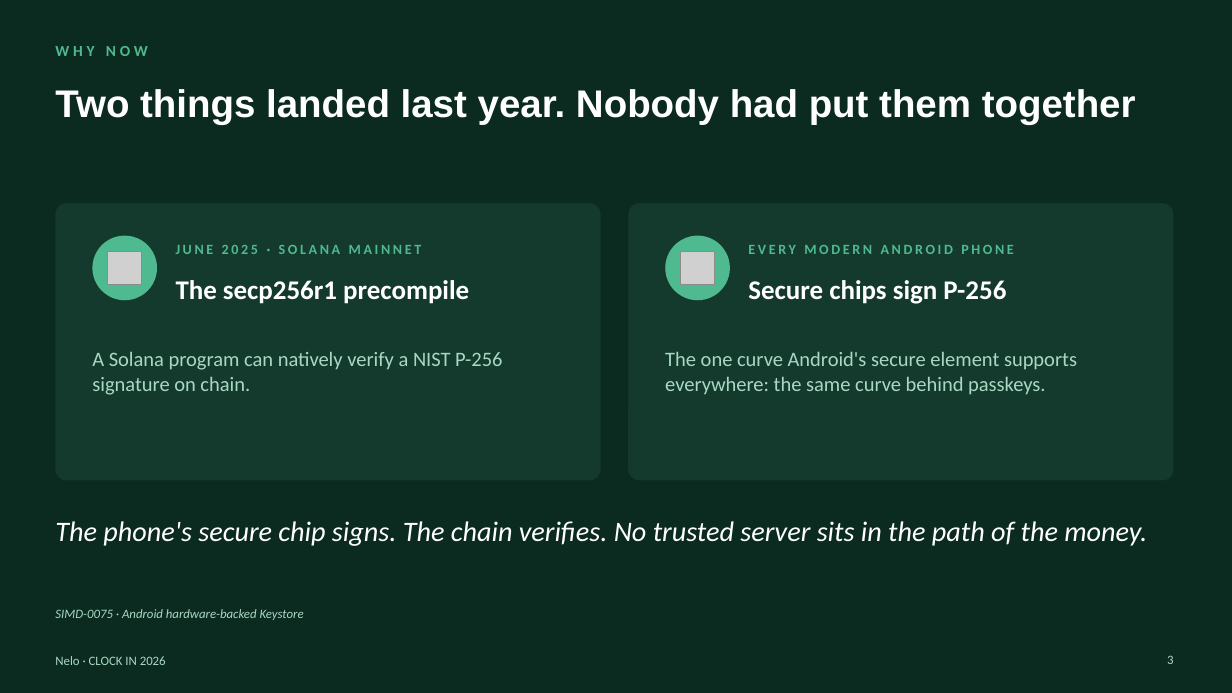
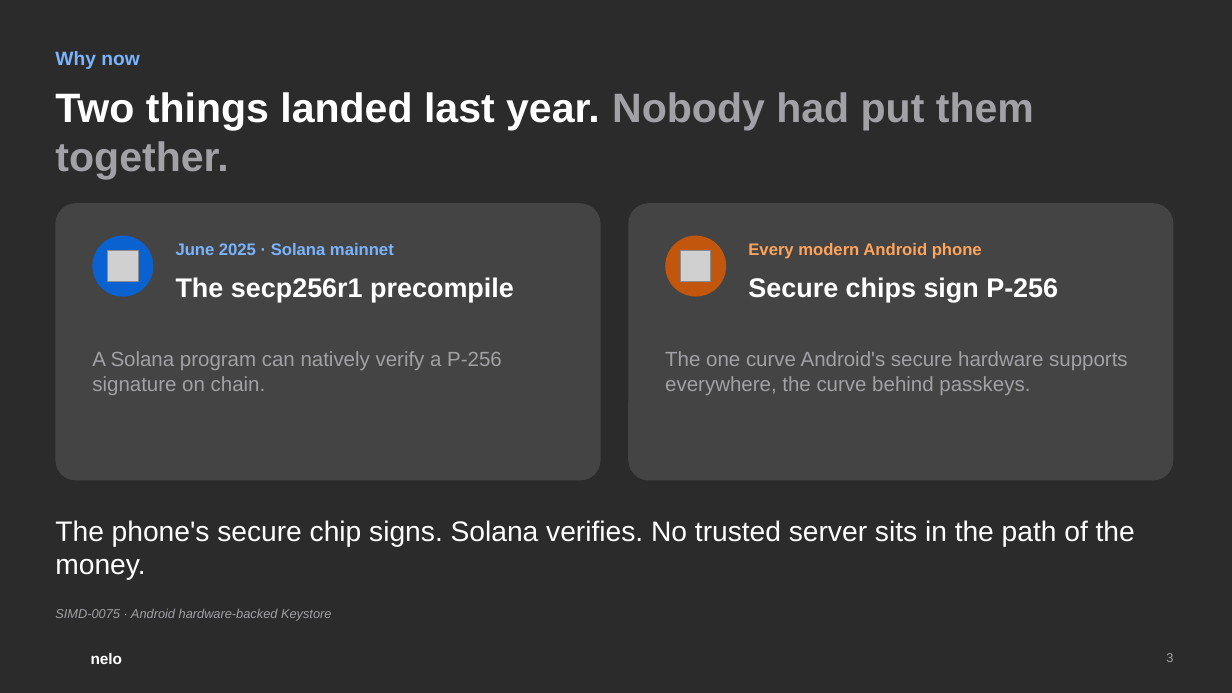
Before and after one commit to Udoka-AM/nelo, a slide deck: slide 3 of docs/deck/nelo-deck.pptx. Drawn at 1232x693 pixels with LibreOffice and Linux fonts; fonts in the diff are those of the drawing; grey boxes stand for pictures; background and template pictures are left out; a plain dark background stands for a picture behind light text. Boxes give left, top, right and bottom in pixels: in the first picture for what was removed or moved away, otherwise in the second. Text is boxed around its words. In the diff, an @@ line names an element or a change of style, - is before the commit and + after.

Commit message:
Deck in the site's brand; 300 businesses in year one; nelo pay revenue and services
The deck now uses the landing site's look: black aurora for the title, the
nelo pay slide and the close, light cards elsewhere, blue for business and
orange for nelo pay, two-tone headlines, the gradient mark, and the real app
stills in phone frames. The title is 'Every business can now take payments on
Solana. Even when the network is down.'

Year one is 300 businesses (100 in the first 90 days). A new slide sets out
nelo pay's services from month six: cash out, savings with yield, bills,
stocks and real-world assets, and an agent payments API, each with its fee
and launch month. A three-year projection adds their revenue, and agent
volume, to the business fees. UseAzza joins paj.cash as a payout partner with
9+ more currencies, declared as integration next. The video script follows
the new deck.

```diff
--- a/docs/deck/nelo-deck.pptx
+++ b/docs/deck/nelo-deck.pptx
@@ background #0B2A20 to picture (left out) @@
@@ text at (x1=55, y1=51, x2=139, y2=69): text changed; size 12 to 15 pt; font Calibri to Arial; text colour #4FB98F to #7AB4FF @@
-WHY NOW
+Why now
@@ title at (x1=55, y1=92, x2=1034, y2=179): text changed; size 30 to 32 pt; text colour #FFFFFF to #A1A1A6 @@
-Two things landed last year. Nobody had put them together
+Two things landed last year. Nobody had put them together.
@@ rounded rectangle at (x1=55, y1=203, x2=601, y2=481): fill #143A2E to #FFFFFF at 12% opacity; proportions changed @@
@@ rounded rectangle at (x1=628, y1=203, x2=1174, y2=481): fill #143A2E to #FFFFFF at 12% opacity; proportions changed @@
@@ ellipse resized from (x1=92, y1=236, x2=157, y2=300) to (x1=92, y1=236, x2=153, y2=297) @@
@@ ellipse at (x1=92, y1=236, x2=153, y2=297): fill #4FB98F to #0A62D0 @@
@@ ellipse resized from (x1=665, y1=236, x2=730, y2=300) to (x1=665, y1=236, x2=726, y2=297) @@
@@ ellipse at (x1=665, y1=236, x2=726, y2=297): fill #4FB98F to #C2560C @@
@@ picture moved from (x1=108, y1=251, x2=141, y2=285) to (x1=108, y1=250, x2=139, y2=281) @@
@@ text at (x1=176, y1=243, x2=394, y2=255): text changed; size 11 to 13 pt; font Calibri to Arial; text colour #4FB98F to #7AB4FF @@
-JUNE 2025 · SOLANA MAINNET
+June 2025 · Solana mainnet
@@ picture moved from (x1=681, y1=251, x2=714, y2=285) to (x1=681, y1=250, x2=712, y2=281) @@
@@ text at (x1=748, y1=243, x2=982, y2=259): text changed; size 11 to 13 pt; font Calibri to Arial; text colour #4FB98F to #FFA45C @@
-EVERY MODERN ANDROID PHONE
+Every modern Android phone
@@ text "The secp256r1 precompile" at (x1=176, y1=277, x2=514, y2=302): font Calibri to Arial @@
@@ text "Secure chips sign P-256" at (x1=748, y1=277, x2=1058, y2=302): font Calibri to Arial @@
@@ text at (x1=92, y1=351, x2=502, y2=395): text changed; font Calibri to Arial; text colour #A9D8C2 to #A1A1A6 @@
-A Solana program can natively verify a NIST P-256 signature on chain.
+A Solana program can natively verify a P-256 signature on chain.
@@ text at (x1=665, y1=351, x2=1128, y2=395): text changed; font Calibri to Arial; text colour #A9D8C2 to #A1A1A6 @@
-The one curve Android's secure element supports everywhere: the same curve behind passkeys.
+The one curve Android's secure hardware supports everywhere, the curve behind passkeys.
@@ text at (x1=55, y1=520, x2=1135, y2=580): text changed; font Calibri to Arial; italic off @@
-The phone's secure chip signs. The chain verifies. No trusted server sits in the path of the money.
+The phone's secure chip signs. Solana verifies. No trusted server sits in the path of the money.
@@ text "SIMD-0075 · Android hardware-backed Keystore" at (x1=55, y1=609, x2=331, y2=620): font Calibri to Arial, text colour #A9D8C2 to #A1A1A6 @@
@@ text removed at (x1=55, y1=656, x2=166, y2=665) @@
-Nelo · CLOCK IN 2026
@@ text added at (x1=91, y1=653, x2=123, y2=664), 12 pt, text #FFFFFF, bold @@
+nelo
@@ page number at (x1=1166, y1=653, x2=1173, y2=662): font Calibri to Arial, text colour #A9D8C2 to #A1A1A6 @@
```
Also in this commit, not shown: 11 other slides changed, 5 slides added, 3 slides removed, 1 other file.
